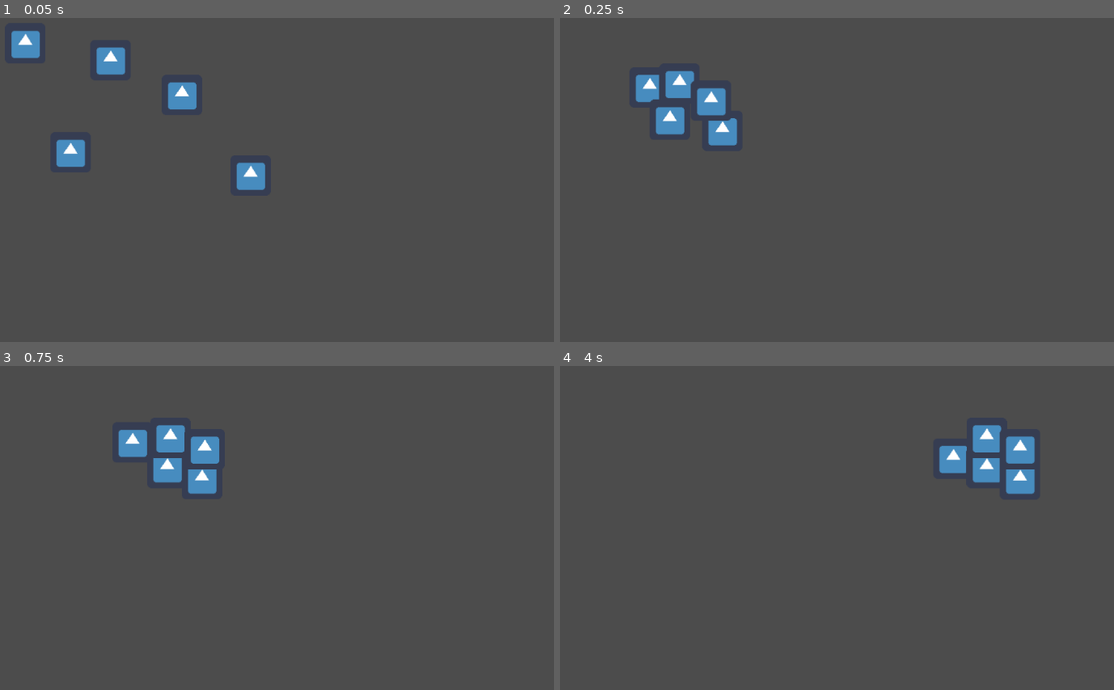
Above: before the commit, frames 1-4 (two rows, left to right).
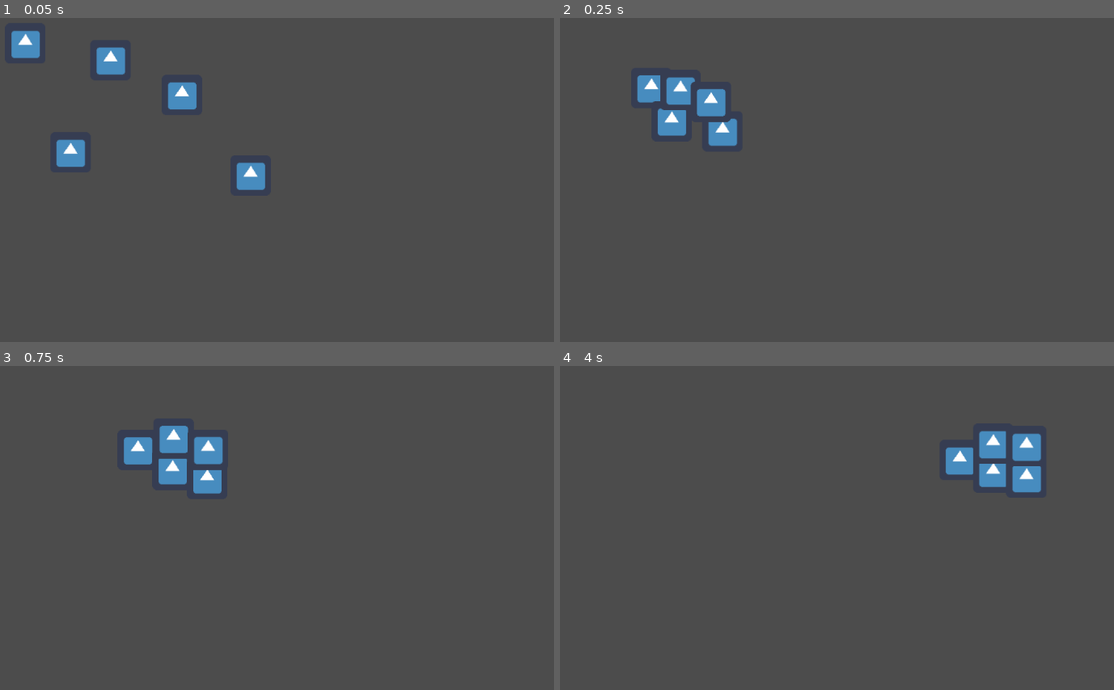
Above: after the commit, the same moments.

Repository: Cartogy/PuzzleGame
Game: Godot game, scene res://Project/TestingGround/FlockTest.tscn
Two runs of this game, one before a commit and one after it. Both use one fixed random seed, a clock stepped at 60 frames per second and the inputs below. The project has no main scene, so this scene is started directly. The engine's default icon, where the game draws it, is replaced by a stand-in: a white triangle on a blue panel in a dark square.
Inputs (mouse positions are in pixels of both pictures, inside the frame that each line leads up to):
- Up to frame 1 (0.05 s): no input
- Up to frame 2 (0.25 s): no input
- Up to frame 3 (0.75 s): tap Enter at 0.5 s; move the mouse to (371, 482) at 0.52 s; hold Right (ui_right) from 0.53 s (still down); click (371, 482) at 0.67 s
- Up to frame 4 (4 s): release Right (ui_right) at 1.25 s; drag from (659, 518) to (842, 456) at 1.27 s; tap Space at 2 s; move the mouse to (853, 417) at 2.02 s; hold Right (ui_right) 2.03-2.75 s; drag from (759, 576) to (1080, 466) at 2.77 s; move the mouse to (986, 557) at 3.52 s; hold Left (ui_left) from 3.53 s (still down)

Frame 1 is identical in both runs. In frame 2, 0.8% of the frame differs, in the area x 13-32%, y 16-40%; in frame 3, 1.3%; in frame 4, 1.9%, in the area x 68-87%, y 18-40%.

Commit message:
Created the follow mechanic

Diff:
--- /dev/null
+++ b/Project/Classes/StateMachine/state.gd
@@ -0,0 +1,21 @@
+extends Node
+
+class_name State
+
+func _ready():
+	pass
+
+func input_handler(event):
+	pass
+
+func enter():
+	pass
+
+func tick(delta: float):
+	pass
+
+func exit():
+	pass
+
+func get_state_type():
+	pass
--- /dev/null
+++ b/Project/Classes/StateMachine/state_machine.gd
@@ -0,0 +1,30 @@
+extends Node
+
+class_name StateMachine
+
+var states = {}
+var current_state
+
+export (NodePath) var START_STATE
+
+func _ready():
+	for s in get_children():
+		states[s.get_state_type()] = s
+	initialize(START_STATE)
+
+func _input(event):
+	current_state.input_handler(event)
+
+func tick(delta):
+	var next_state = current_state.tick(delta)
+	if next_state != null:
+		change_state(next_state)
+
+func change_state(state):
+	current_state.exit()
+	current_state = states[state]
+	current_state.enter()
+
+func initialize(start_state):
+	current_state = states[get_node(start_state).get_state_type()]
+	current_state.enter()
--- a/Project/Classes/Unit/unit.gd
+++ /dev/null
@@ -1,30 +0,0 @@
-extends KinematicBody2D
-
-# Unit is moving towards a given direction.
-
-var vector_movement : VectorMovement
-var to_position : Vector2
-
-
-func _ready():
-	vector_movement = get_node("VectorMovement")
-
-func _physics_process(delta):
-	var direction = to_position - position
-	#print(direction)
-
-	if direction.length() > 40.1:
-
-		### AVOIDANCE VECTOR ###
-
-		#var avoidance_v = $Avoidance.get_avoidance_vector()
-		#print(avoidance_v)
-		#direction += avoidance_v * 55
-
-		### ---------------- ###
-
-		vector_movement.update_forward(direction)
-		move_and_slide(vector_movement.forward * 6, Vector2(0,0))
-
-func update_follow_position(p_position):
-	to_position = p_position
--- /dev/null
+++ b/Project/GameScenes/Unit/States/flock_state.gd
@@ -0,0 +1,28 @@
+extends "res://Project/Classes/StateMachine/state.gd"
+
+var unit: Unit
+var flock_mechanic: FlockBehaviour
+var avoidance
+
+
+func _ready():
+	unit = get_parent().get_parent()
+	flock_mechanic = unit.get_node("Flock")
+
+	avoidance = unit.get_node("Avoidance")
+
+func enter() -> void:
+	pass
+
+func tick(delta: float):
+	## Get direction
+	var direction = unit.to_position - unit.position
+
+	#var avoidance_v = avoidance.get_avoidance_vector()
+	#direction += avoidance_v * 55
+
+	unit.vector_movement.update_forward(direction)
+	unit.move_and_slide(unit.vector_movement.forward * 6, Vector2(0,0))
+
+func exit() -> void:
+	pass
--- /dev/null
+++ b/Project/GameScenes/Unit/States/follow_state.gd
@@ -0,0 +1,23 @@
+extends "res://Project/Classes/StateMachine/state.gd"
+
+var unit: Unit
+var follow_mechanic: Follow
+
+func _ready():
+	unit = get_parent().get_parent()
+	follow_mechanic = unit.get_node("Follow")
+
+func enter() -> void:
+	pass
+
+func tick(delta: float):
+	var follow_position = follow_mechanic.following.get_parent().position
+	var direction = follow_mechanic.direction_to_follow(unit.position, follow_position)
+
+	unit.vector_movement.update_forward(direction)
+	unit.move_and_slide(unit.vector_movement.forward, Vector2(0,0))
+
+	return null
+
+func exit() -> void:
+	pass
--- a/Project/GameScenes/Unit/Unit.tscn
+++ b/Project/GameScenes/Unit/Unit.tscn
@@ -1,9 +1,14 @@
-[gd_scene load_steps=7 format=2]
+[gd_scene load_steps=12 format=2]
 
-[ext_resource path="res://Project/Classes/Unit/unit.gd" type="Script" id=1]
+[ext_resource path="res://Project/GameScenes/Unit/unit.gd" type="Script" id=1]
 [ext_resource path="res://Project/Classes/VectorMovement/vector_movement.gd" type="Script" id=2]
 [ext_resource path="res://icon.png" type="Texture" id=3]
 [ext_resource path="res://Project/Classes/Avoidance/avoidance.gd" type="Script" id=4]
+[ext_resource path="res://Project/Classes/FlockBehaviour/flock_behaviour.gd" type="Script" id=5]
+[ext_resource path="res://Project/Classes/Follow/follow.gd" type="Script" id=6]
+[ext_resource path="res://Project/Classes/StateMachine/state_machine.gd" type="Script" id=7]
+[ext_resource path="res://Project/GameScenes/Unit/States/follow_state.gd" type="Script" id=8]
+[ext_resource path="res://Project/GameScenes/Unit/States/flock_state.gd" type="Script" id=9]
 
 [sub_resource type="CircleShape2D" id=1]
 radius = 57.3328
@@ -21,6 +26,12 @@
 [node name="VectorMovement" type="Node" parent="."]
 script = ExtResource( 2 )
 
+[node name="Follow" type="Node" parent="."]
+script = ExtResource( 6 )
+
+[node name="Flock" type="Node" parent="."]
+script = ExtResource( 5 )
+
 [node name="Sprite" type="Sprite" parent="."]
 texture = ExtResource( 3 )
 
@@ -32,5 +43,15 @@
 
 [node name="CollisionShape2D" type="CollisionShape2D" parent="."]
 shape = SubResource( 2 )
+
+[node name="StateMachine" type="Node" parent="."]
+script = ExtResource( 7 )
+START_STATE = NodePath("FlockState")
+
+[node name="FollowState" type="Node" parent="StateMachine"]
+script = ExtResource( 8 )
+
+[node name="FlockState" type="Node" parent="StateMachine"]
+script = ExtResource( 9 )
 [connection signal="body_entered" from="Avoidance" to="Avoidance" method="_on_Avoidance_body_entered"]
 [connection signal="body_exited" from="Avoidance" to="Avoidance" method="_on_Avoidance_body_exited"]
--- /dev/null
+++ b/Project/GameScenes/Unit/unit.gd
@@ -0,0 +1,21 @@
+extends KinematicBody2D
+
+# Unit is moving towards a given direction.
+
+class_name Unit
+
+var vector_movement : VectorMovement
+var to_position : Vector2
+
+
+func _ready():
+	vector_movement = get_node("VectorMovement")
+
+func _physics_process(delta):
+	$StateMachine.tick(delta)
+
+func update_follow_position(p_position: Vector2):
+	to_position = p_position
+
+func set_follow(following: VectorMovement) -> void:
+	$Follow.following = following
--- /dev/null
+++ b/Project/TestingGround/type_test.gd
@@ -0,0 +1,18 @@
+extends Node
+
+
+# Declare member variables here. Examples:
+# var a = 2
+# var b = "text"
+
+
+# Called when the node enters the scene tree for the first time.
+func _ready():
+	var f: Node2D = Node2D.new()
+
+	print(f.get_class())
+
+
+# Called every frame. 'delta' is the elapsed time since the previous frame.
+#func _process(delta):
+#	pass
--- a/project.godot
+++ b/project.godot
@@ -30,6 +30,21 @@
 "path": "res://Project/Classes/Follow/follow.gd"
 }, {
 "base": "Node",
+"class": "State",
+"language": "GDScript",
+"path": "res://Project/Classes/StateMachine/state.gd"
+}, {
+"base": "Node",
+"class": "StateMachine",
+"language": "GDScript",
+"path": "res://Project/Classes/StateMachine/state_machine.gd"
+}, {
+"base": "KinematicBody2D",
+"class": "Unit",
+"language": "GDScript",
+"path": "res://Project/GameScenes/Unit/unit.gd"
+}, {
+"base": "Node",
 "class": "VectorMovement",
 "language": "GDScript",
 "path": "res://Project/Classes/VectorMovement/vector_movement.gd"
@@ -39,6 +54,9 @@
 "FlockBehaviour": "",
 "FlockManager": "",
 "Follow": "",
+"State": "",
+"StateMachine": "",
+"Unit": "",
 "VectorMovement": ""
 }
 
